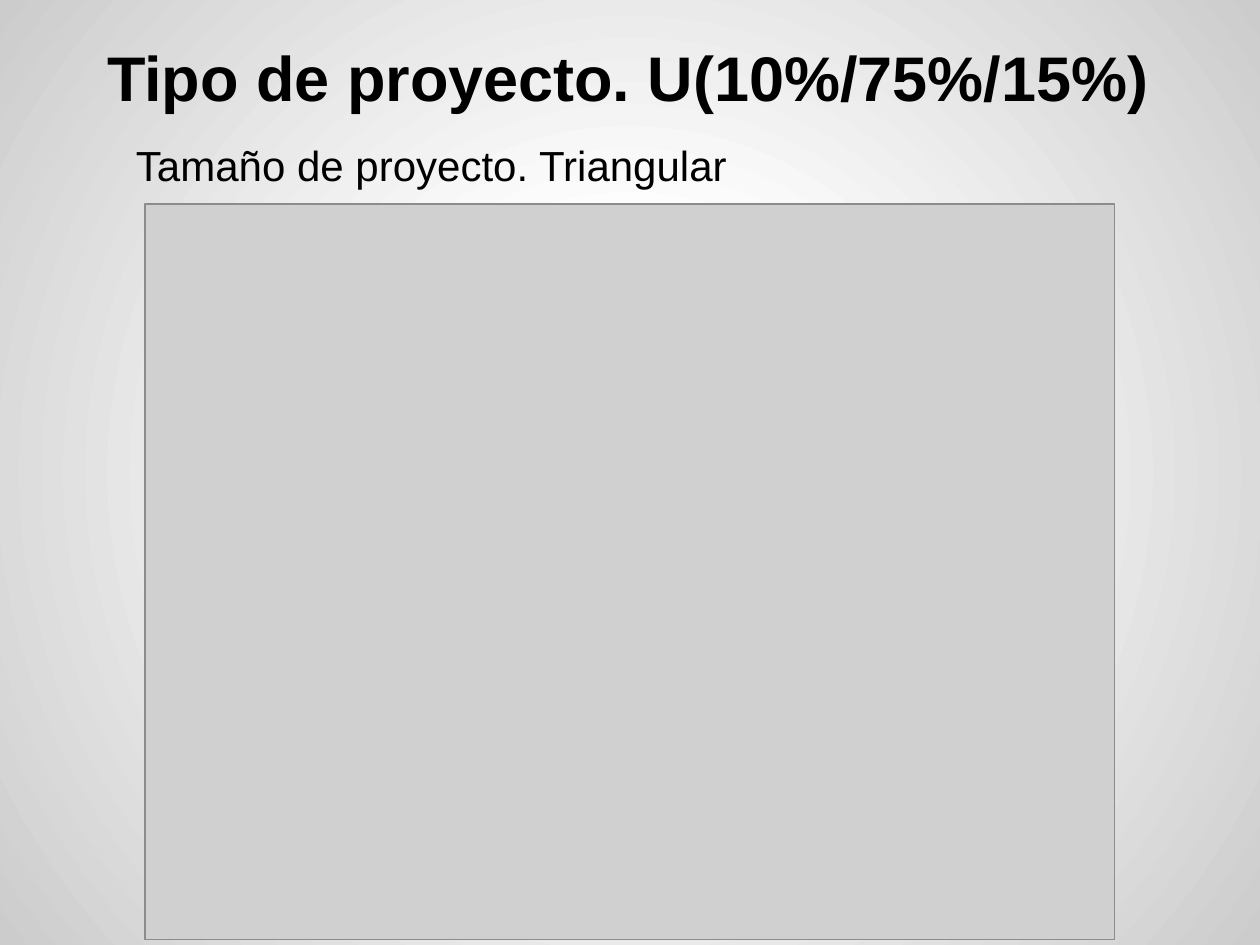
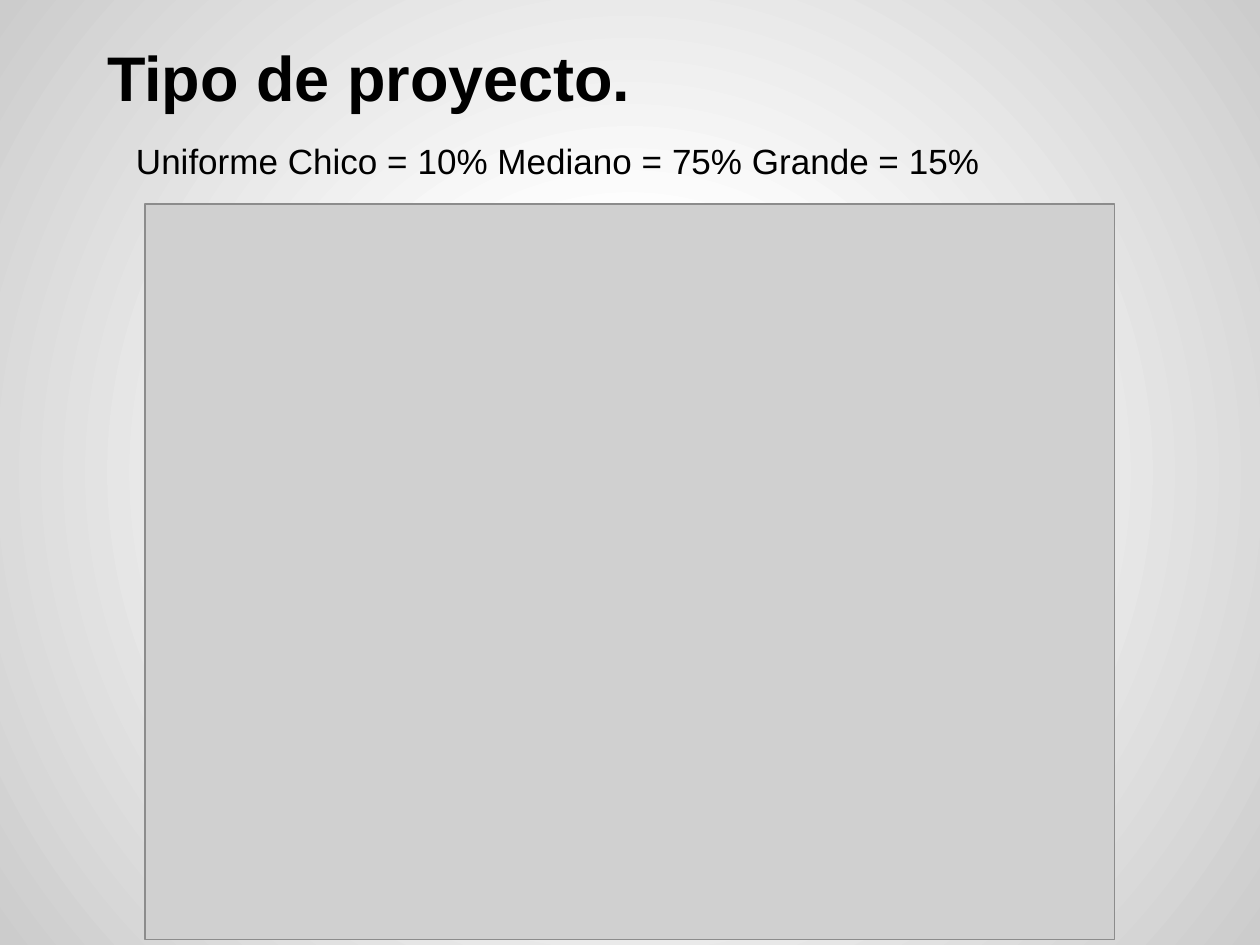
Before and after one commit to acrespo/Simulaciones, a slide deck: slide 15 of presentacion.pptx. Drawn at 1260x945 pixels with LibreOffice and Linux fonts; fonts in the diff are those of the drawing; grey boxes stand for pictures. Boxes give left, top, right and bottom in pixels: in the first picture for what was removed or moved away, otherwise in the second. Text is boxed around its words. In the diff, an @@ line names an element or a change of style, - is before the commit and + after.

```diff
--- a/presentacion.pptx
+++ b/presentacion.pptx
@@ title at (107,55,630,113): text changed @@
-Tipo de proyecto. U(10%/75%/15%)
+Tipo de proyecto.
@@ text at (136,148,979,175): text changed; size 24 to 20 pt @@
-  Tamaño de proyecto. Triangular
+  Uniforme Chico = 10% Mediano = 75% Grande = 15%
```
Also in this commit, not shown: 12 other slides changed.
